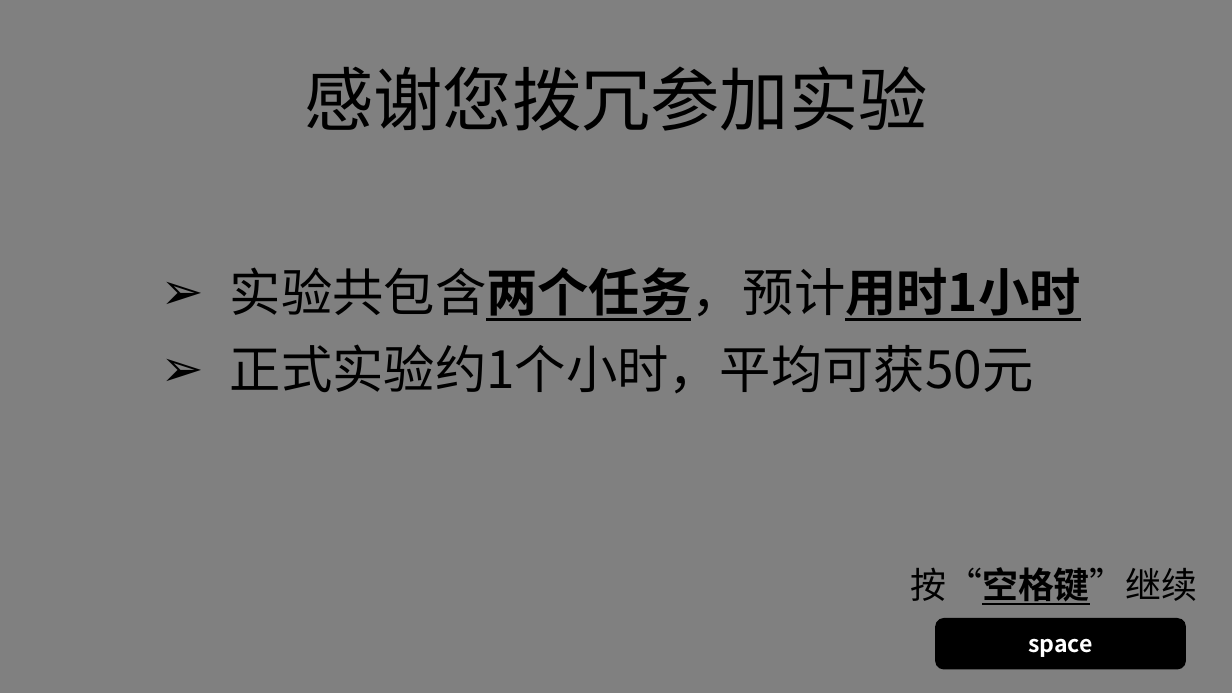
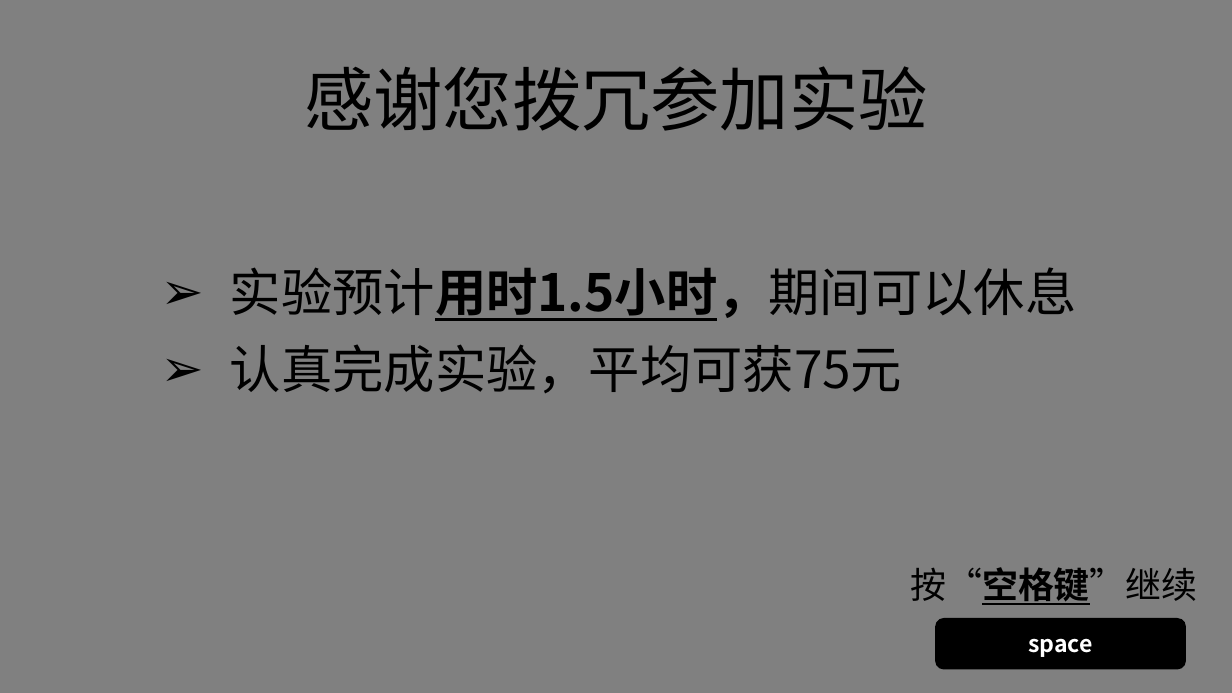
Before and after one commit to lyxose/FreeView, a slide deck: slide 1 of Instructions.pptx. Drawn at 1232x693 pixels with LibreOffice and Linux fonts; fonts in the diff are those of the drawing. Boxes give left, top, right and bottom in pixels: in the first picture for what was removed or moved away, otherwise in the second. Text is boxed around its words. In the diff, an @@ line names an element or a change of style, - is before the commit and + after.

```diff
--- a/Instructions.pptx
+++ b/Instructions.pptx
@@ text at bbox=[230, 267, 1076, 393]: text changed @@
-➢ 实验共包含两个任务，预计用时1小时
-➢ 正式实验约1个小时，平均可获50元
+➢ 实验预计用时1.5小时，期间可以休息
+➢ 认真完成实验，平均可获75元
```
Also in this commit, not shown: 1 other slide changed, 1 slide added, 16 other files.
